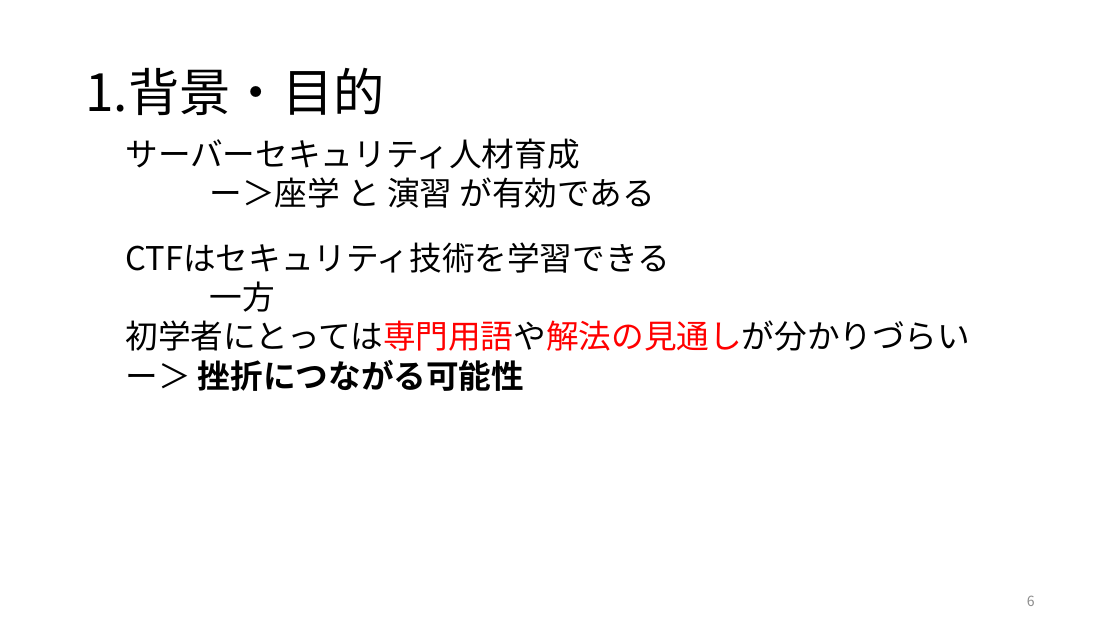
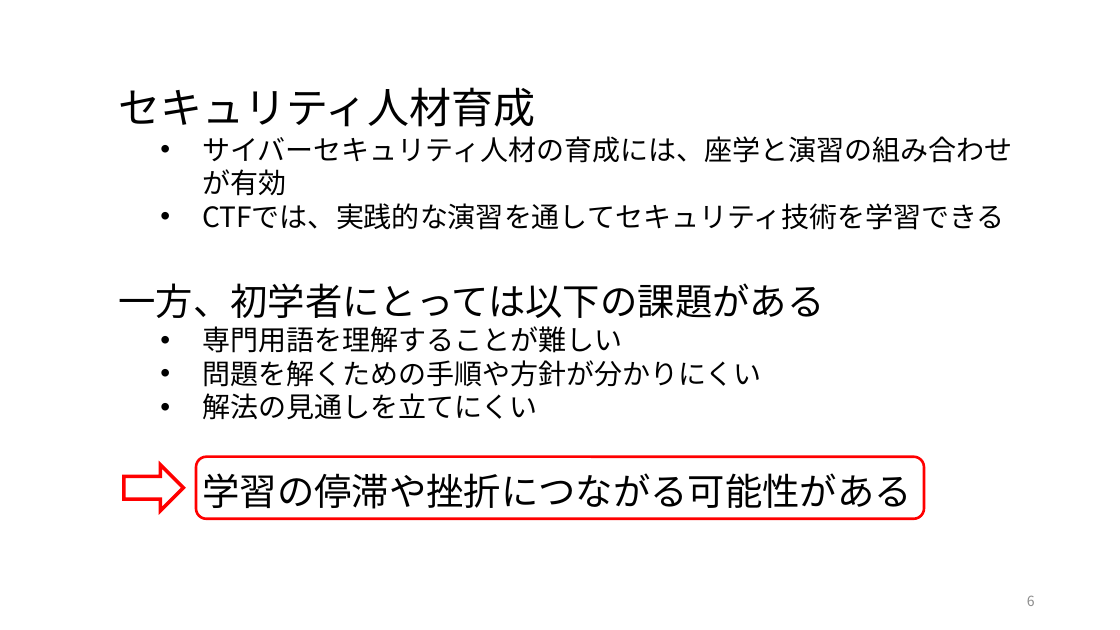
Before and after one commit to kuwaChang/kuwaCTF, a slide deck: slide 6 of 2026-07-15-j123109-桑原光太朗.pptx. Drawn at 1120x630 pixels with LibreOffice and Linux fonts; fonts in the diff are those of the drawing. Boxes give left, top, right and bottom in pixels: in the first picture for what was removed or moved away, otherwise in the second. Text is boxed around its words. In the diff, an @@ line names an element or a change of style, - is before the commit and + after.

```diff
--- a/2026-07-15-j123109-桑原光太朗.pptx
+++ b/2026-07-15-j123109-桑原光太朗.pptx
@@ title removed at [85,67,384,115] @@
-1.背景・目的
@@ text at [118,87,1012,509]: text changed; size 28 to 24 pt @@
-サーバーセキュリティ人材育成
-ー＞座学 と 演習 が有効である
-CTFはセキュリティ技術を学習できる
-一方
-初学者にとっては専門用語や解法の見通しが分かりづらい
-ー＞ 挫折につながる可能性
+セキュリティ人材育成
+  • サイバーセキュリティ人材の育成には、座学と演習の組み合わせが有効
+  • CTFでは、実践的な演習を通してセキュリティ技術を学習できる
+一方、初学者にとっては以下の課題がある
+  • 専門用語を理解することが難しい
+  • 問題を解くための手順や方針が分かりにくい
+  • 解法の見通しを立てにくい
+学習の停滞や挫折につながる可能性がある
@@ right arrow added at [124,465,184,511], fill #FFFFFF, outline #FF0000 3 pt @@
@@ rounded rectangle added at [196,457,924,519], outline #FF0000 2.25 pt @@
```
Also in this commit, not shown: 6 other slides changed, 11 other files.
